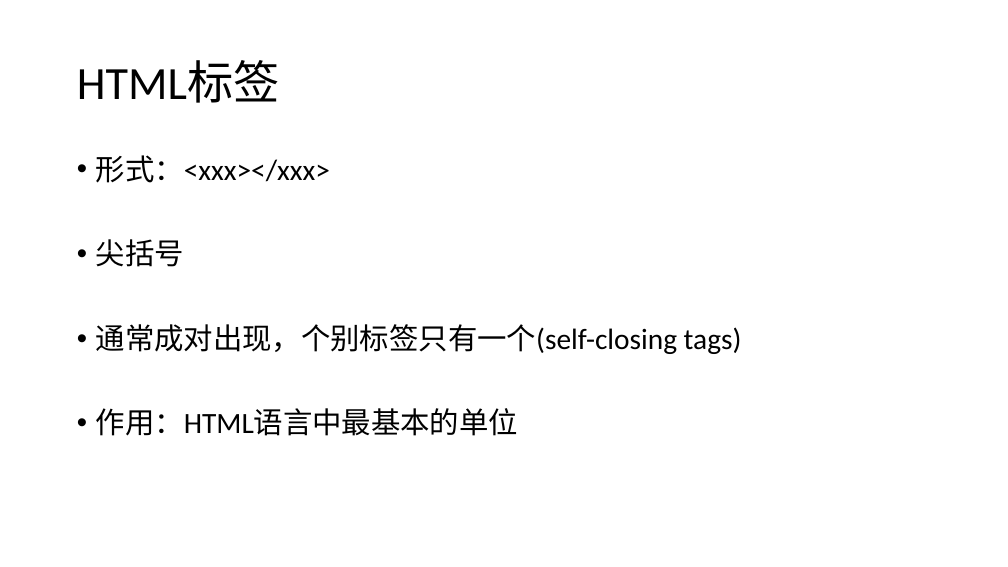
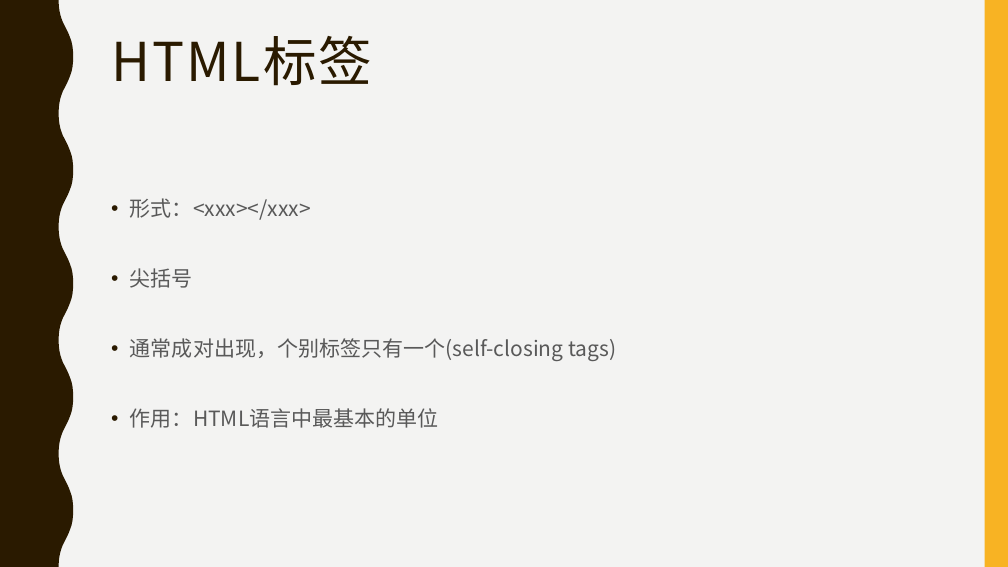
Before and after one commit to LAB-Remote/LAB-Remote.github.io, a slide deck: slide 3 of teaching/xiangyun/2/第二课_幻灯片.pptx (slide 4 before the commit). Drawn at 1008x567 pixels with LibreOffice and Linux fonts; fonts in the diff are those of the drawing. Boxes give left, top, right and bottom in pixels: in the first picture for what was removed or moved away, otherwise in the second. Text is boxed around its words. In the diff, an @@ line names an element or a change of style, - is before the commit and + after.

```diff
--- a/teaching/xiangyun/2/第二课_幻灯片.pptx
+++ b/teaching/xiangyun/2/第二课_幻灯片.pptx
@@ background #FFFFFF to #F3F3F2 @@
@@ freeform shape added at bbox=[0, 0, 73, 567], fill #2A1A00 @@
@@ rectangle added at bbox=[985, 0, 1008, 567], fill #F8B323 @@
@@ title "HTML标签": place and size @@
-title "HTML标签" at bbox=[77, 61, 280, 103]
+title "HTML标签" at bbox=[111, 36, 372, 86]
@@ title "HTML标签" at bbox=[111, 36, 372, 86]: size 44 to 51 pt, font Calibri to Noto Sans CJK SC, text colour #000000 to #2A1A00, letter spacing 0 to 2 pt; vertical alignment middle to top @@
@@ text "形式：<xxx></xxx>": place and size @@
-text "形式：<xxx></xxx>" at bbox=[96, 155, 742, 436]
+text "形式：<xxx></xxx>" at bbox=[130, 198, 616, 428]
@@ text "形式：<xxx></xxx>" at bbox=[130, 198, 616, 428]: size 28 to 20 pt, font Calibri to Noto Sans CJK SC, text colour #000000 to #595959; line spacing 0.9 to 1.1; less space between paragraphs @@
```
Also in this commit, not shown: 8 other slides changed, 3 slides added, 4 slides removed.
